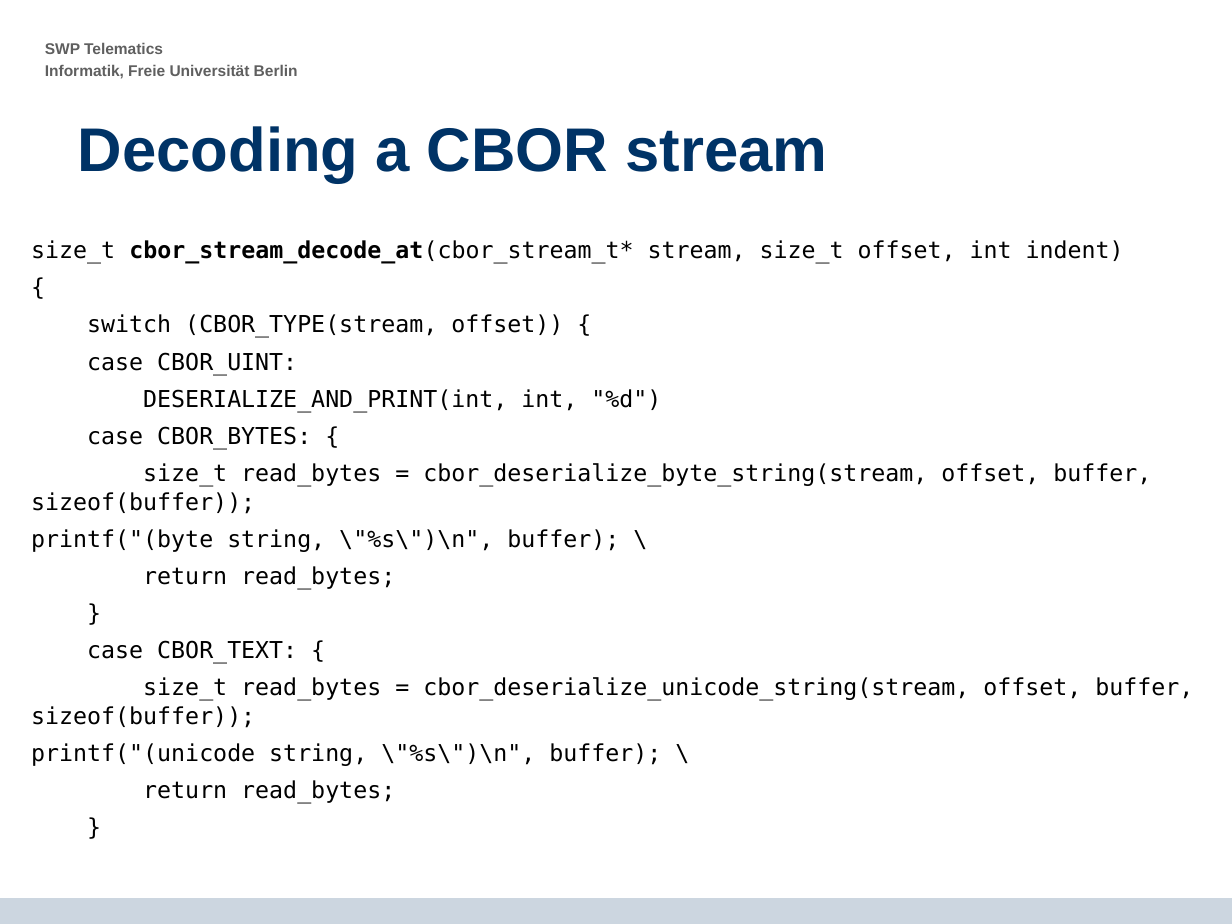
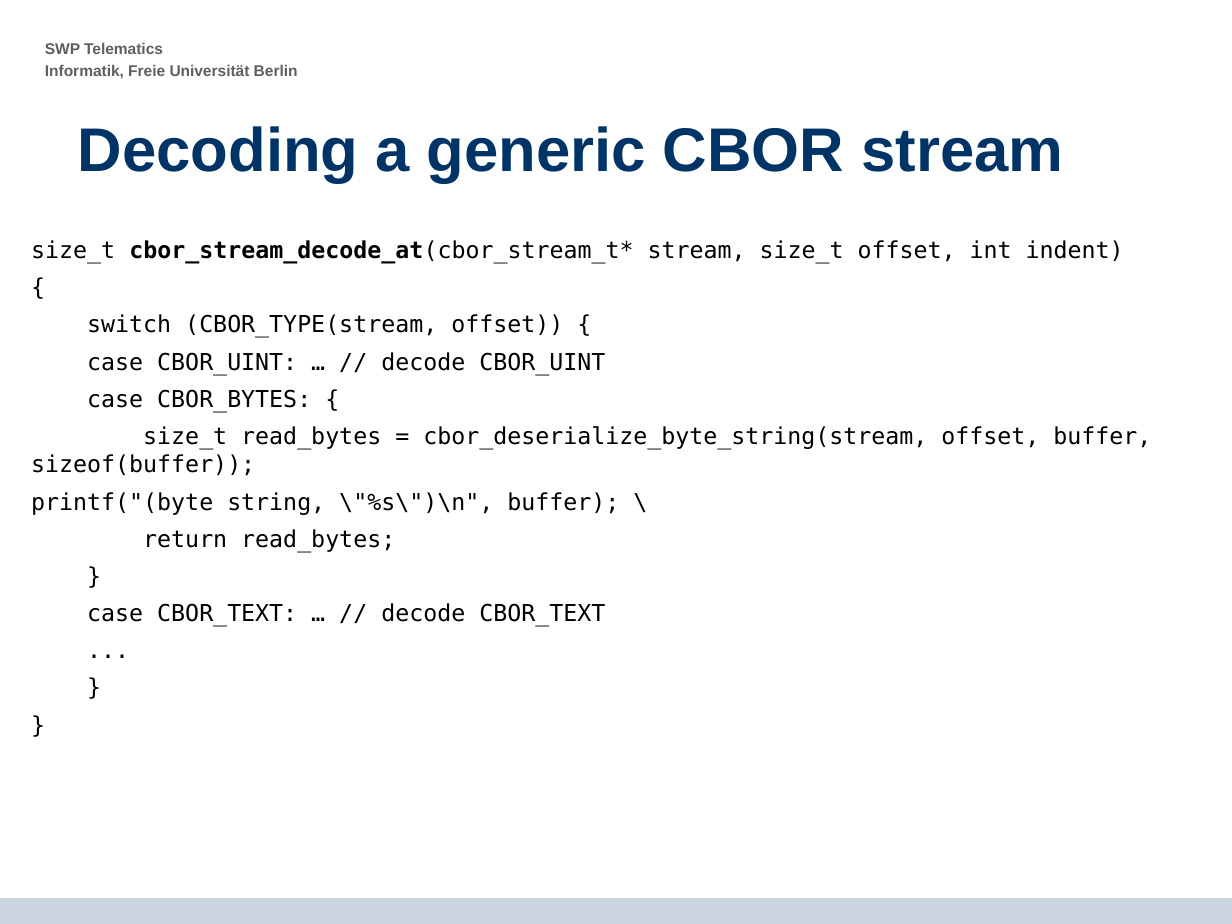
Before and after one commit to krf/cbor-for-riot, a slide deck: slide 24 of CBOR-Presentation_2014-07-15_final_presentation_v4.odp (slide 27 before the commit). Drawn at 1232x924 pixels with LibreOffice and Linux fonts; fonts in the diff are those of the drawing; background and template pictures are left out. Boxes give left, top, right and bottom in pixels: in the first picture for what was removed or moved away, otherwise in the second. Text is boxed around its words. In the diff, an @@ line names an element or a change of style, - is before the commit and + after.

```diff
--- a/CBOR-Presentation_2014-07-15_final_presentation_v4.odp
+++ b/CBOR-Presentation_2014-07-15_final_presentation_v4.odp
@@ title at [78, 126, 1063, 183]: text changed @@
-Decoding a CBOR stream
+Decoding a generic CBOR stream
@@ text at [31, 240, 1151, 627]: paragraph added @@
+}
@@ text at [87, 352, 605, 375]: text changed @@
-case CBOR_UINT:
-DESERIALIZE_AND_PRINT(int, int, "%d")
+case CBOR_UINT: … // decode CBOR_UINT
@@ text at [87, 603, 605, 627]: text changed @@
-case CBOR_TEXT: {
-size_t read_bytes = cbor_deserialize_unicode_string(stream, offset, buffer, sizeof(buffer));
-printf("(unicode string, \"%s\")\n", buffer); \
-return read_bytes;
+case CBOR_TEXT: … // decode CBOR_TEXT
+...
```
Also in this commit, not shown: 8 other slides changed, 2 slides added, 1 slide removed.
